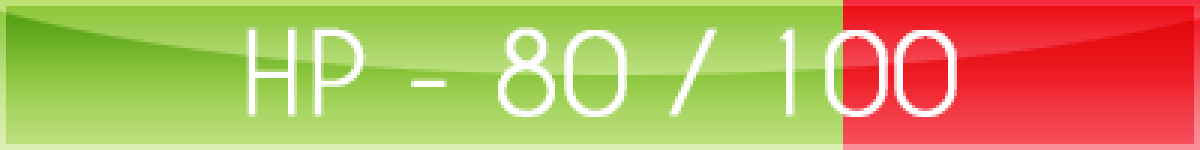
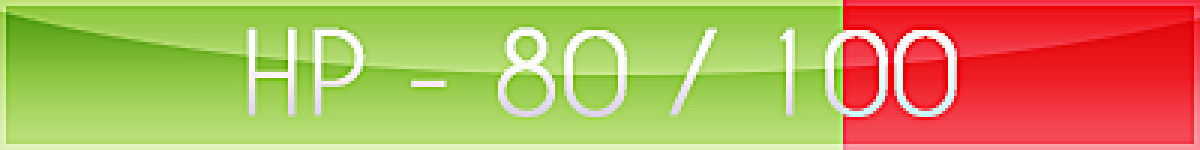
Revision of a layered 1200×150 image; what changed, layer by layer:
added layer "Layer 4" above "Layer 2" over box(0, 0, 1200, 150)
